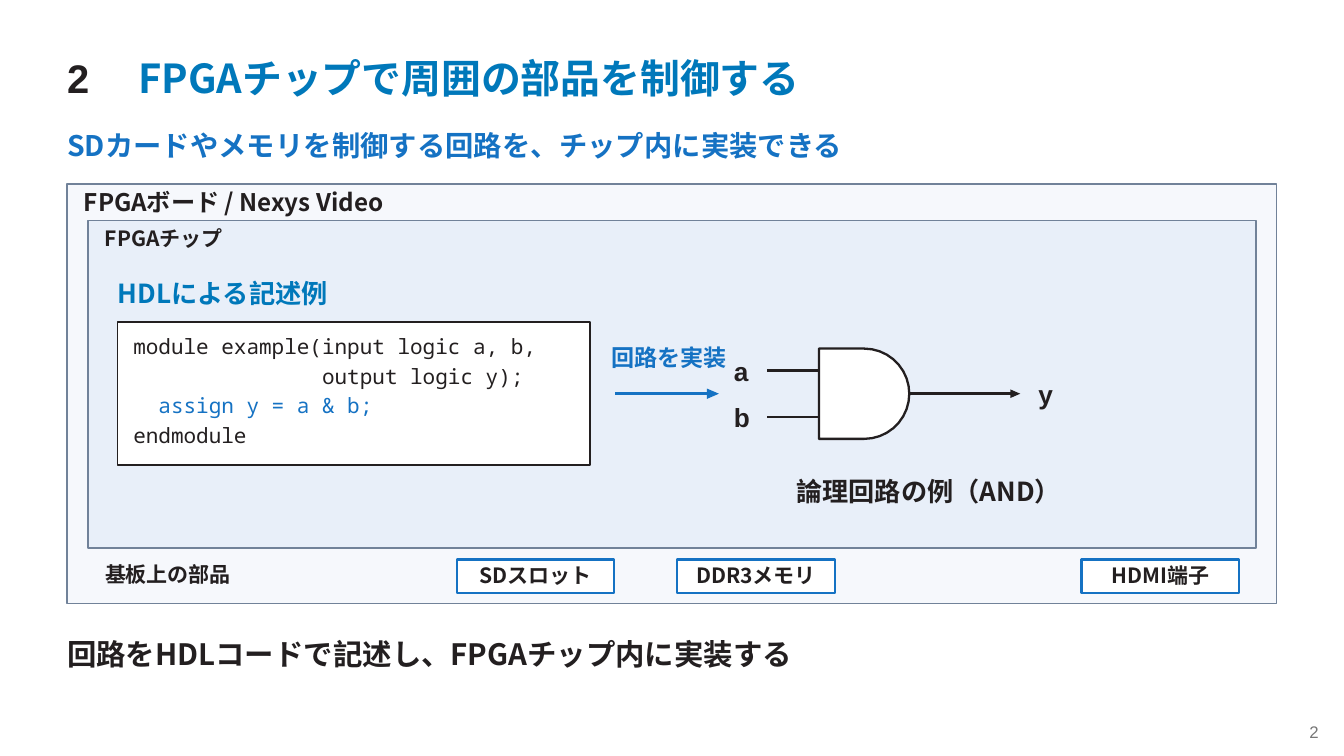
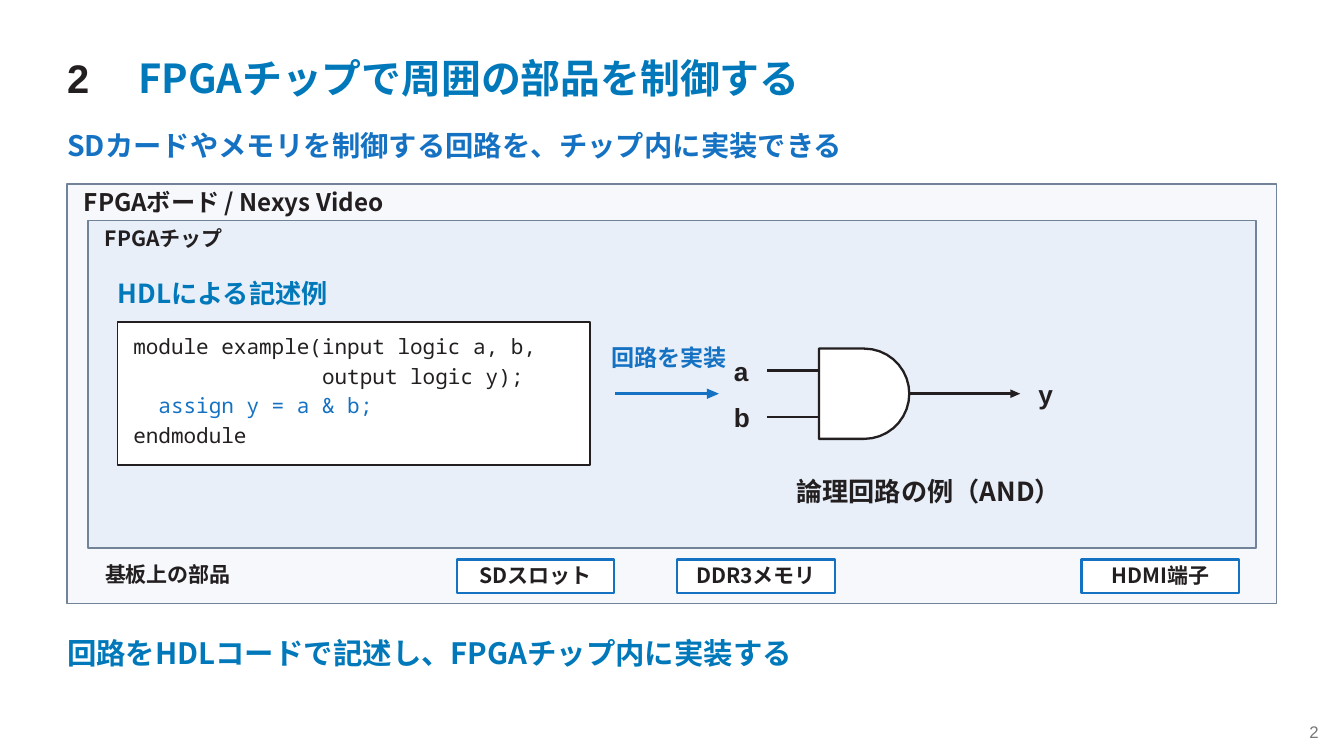
Before and after one commit to SoshiroFujimori/wally-game-console-research, a slide deck: slide 2 of docs/presentation/中間発表_主要事項.pptx. Drawn at 1344x756 pixels with LibreOffice and Linux fonts; fonts in the diff are those of the drawing. Boxes give left, top, right and bottom in pixels: in the first picture for what was removed or moved away, otherwise in the second. Text is boxed around its words. In the diff, an @@ line names an element or a change of style, - is before the commit and + after.

```diff
--- a/docs/presentation/中間発表_主要事項.pptx
+++ b/docs/presentation/中間発表_主要事項.pptx
@@ text "回路をHDLコードで記述し、FPGAチップ内に実装する" at (67, 639, 792, 667): text colour #231F20 to #0078BA @@
```
Also in this commit, not shown: 8 other slides changed, 8 slides added, 8 slides removed, 22 other files.
